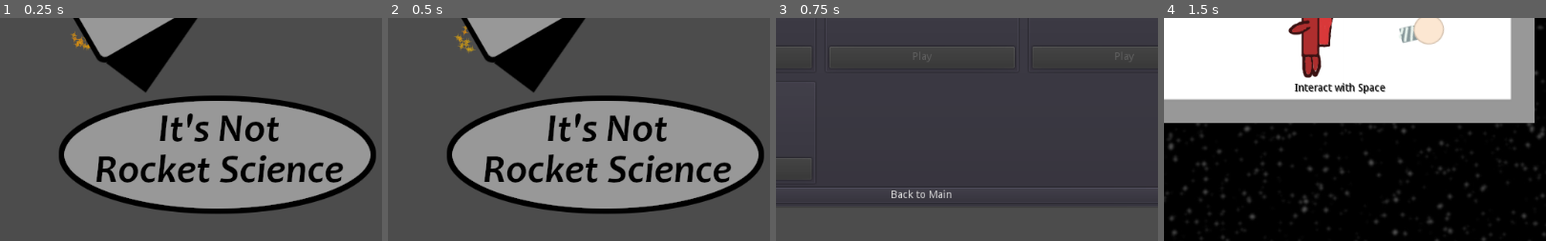
Above: before the commit, frames 1-4 (left to right).
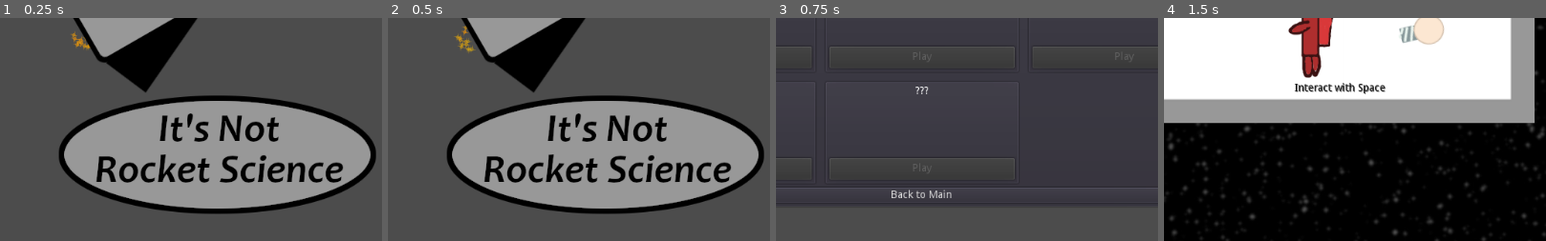
Above: after the commit, the same moments.

Repository: thecyberwraith/cb-gamejam-2021
Game: Godot game, scene res://Menus/MainMenu.tscn
Same seed, same stepped clock (60 frames per second), same inputs: the game is played once before the commit and once after it.
Inputs:
- Up to frame 1 (0.25 s): no input
- Up to frame 2 (0.5 s): no input
- Up to frame 3 (0.75 s): click "Levels" at 0.5 s
- Up to frame 4 (1.5 s): click "Play" at 1.25 s
The pictures show only the part of the screen within x 31-81%, y 47-97%; the shares and areas given below are measured in that part.

Frames 1-2 are identical in both runs. In frame 3, 0.3% of the frame differs, in the area x 14-63%, y 30-70%; in frame 4, nothing differs.

Commit message:
Added levels preserve save data.

Diff:
--- a/Menus/LevelsList.gd
+++ b/Menus/LevelsList.gd
@@ -4,31 +4,35 @@
 
 const array: Array = [
 	[
-	  "Repair that Bulb",
-	  "res://Levels/Level1/Level1.tscn"
+		"Repair that Bulb",
+		"res://Levels/Level1/Level1.tscn"
 	],
 	[
-	  "Think Fast",
-	  "res://Levels/Level2/Level2.tscn"
+		"Think Fast",
+		"res://Levels/Level2/Level2.tscn"
 	],
 	[
-	  "Who drew the short straw?",
-	  "res://Levels/Level3/Level3.tscn"
+		"Who drew the short straw?",
+		"res://Levels/Level3/Level3.tscn"
 	],
 	[
-	  "Just stay fixed!",
-	  "res://Levels/Level4/Level4.tscn"
+		"Just stay fixed!",
+		"res://Levels/Level4/Level4.tscn"
 	],
 	[
-	  "Where is the air going?",
-	  "res://Levels/Level5/Level5.tscn"
+		"Where is the air going?",
+		"res://Levels/Level5/Level5.tscn"
 	],
 	[
-	  "Nothing is Broken!",
-	  "res://Levels/Level6/Level6.tscn"
+		"Nothing is Broken!",
+		"res://Levels/Level6/Level6.tscn"
 	],
 	[
-	  "Stupid bulbs...",
-	  "res://Levels/Level7/Level7.tscn"
+		"Stupid bulbs...",
+		"res://Levels/Level7/Level7.tscn"
+	],
+	[
+		"It wasn't me.",
+		"res://Levels/Level8/Level8.tscn"
 	]
 ]
--- a/Menus/SaveFile.gd
+++ b/Menus/SaveFile.gd
@@ -49,6 +49,12 @@
 
 	level_array = data[KEY_DATA]
 
+	while len(level_array) < len(Levels.array):
+		var unlocked: bool = level_array[len(level_array) - 1][KEY_BEST_TIME] != null
+		level_array.append({
+			KEY_UNLOCKED: unlocked,
+			KEY_BEST_TIME: -1
+		})
 	return true
 
 func _make_new_data():
